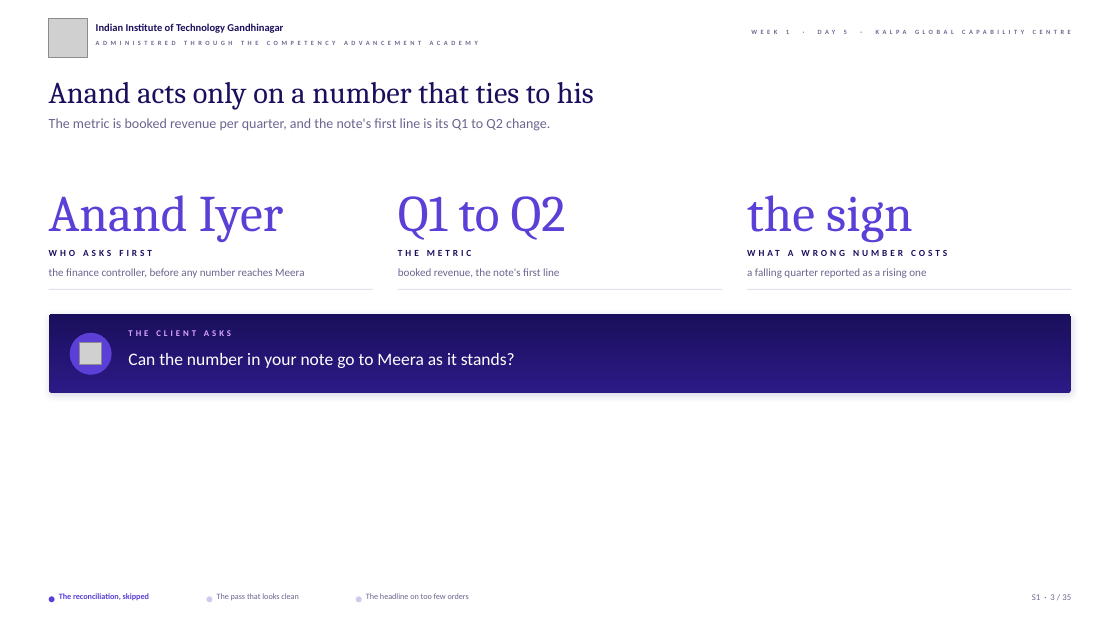
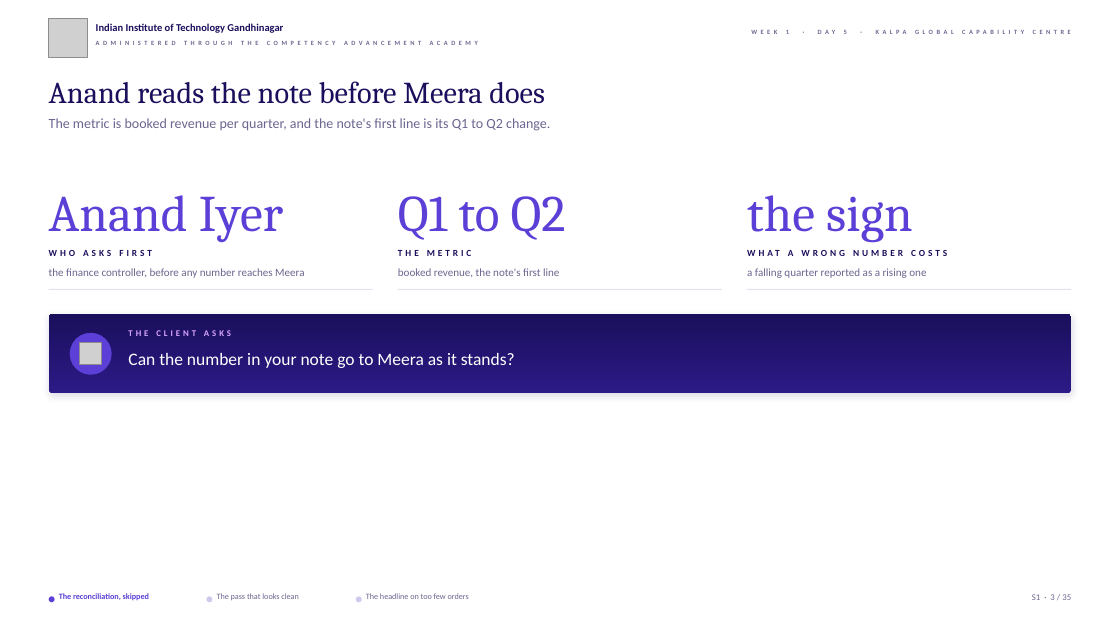
Before and after one commit to fde-academy-lab/c2-content-factory, a slide deck: slide 3 of content/W01/D5/slides/C2_W01_D05_debrief_STUDENT.pptx. Drawn at 1120x630 pixels with LibreOffice and Linux fonts; fonts in the diff are those of the drawing; grey boxes stand for pictures; background and template pictures are left out. Boxes give left, top, right and bottom in pixels: in the first picture for what was removed or moved away, otherwise in the second. Text is boxed around its words. In the diff, an @@ line names an element or a change of style, - is before the commit and + after.

```diff
--- a/content/W01/D5/slides/C2_W01_D05_debrief_STUDENT.pptx
+++ b/content/W01/D5/slides/C2_W01_D05_debrief_STUDENT.pptx
@@ text at (x1=49, y1=81, x2=545, y2=104): text changed @@
-Anand acts only on a number that ties to his
+Anand reads the note before Meera does
```
Also in this commit, not shown: 5 other slides changed, 14 other files.
